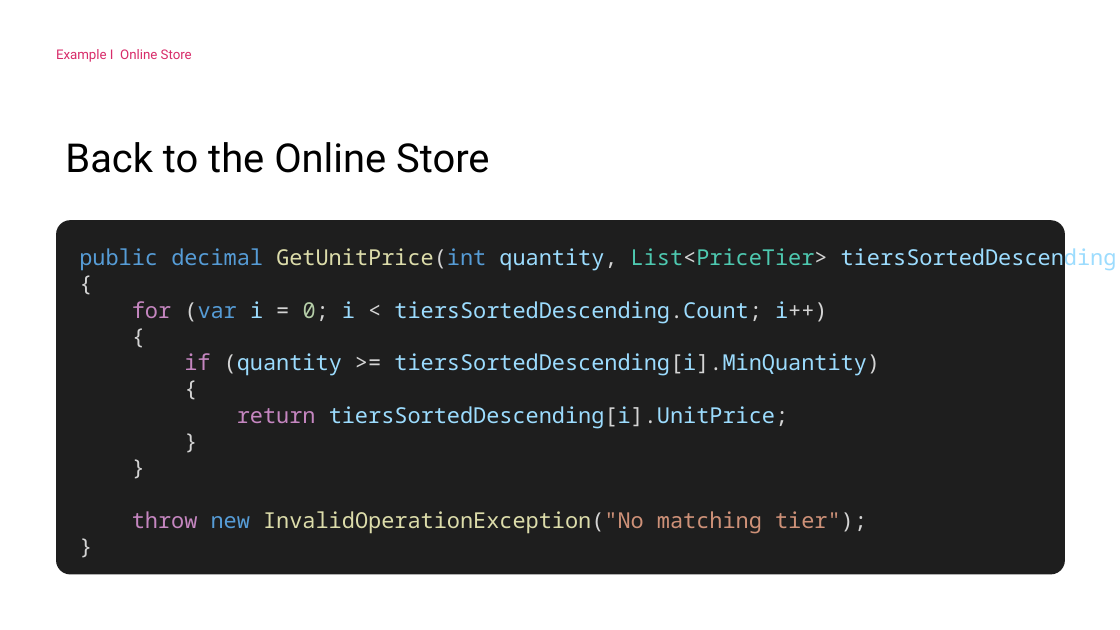
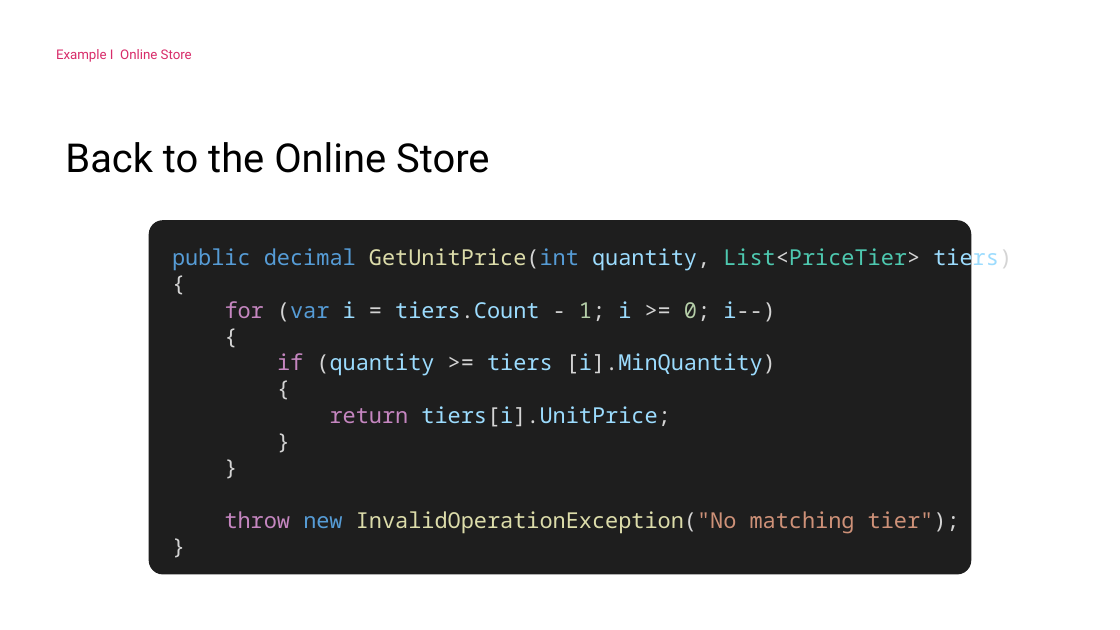
Before and after one commit to ILikeSahne/PerformanceOptimizationsInCSharp, a slide deck: slide 60 of Powerpoint.pptx (slide 61 before the commit). Drawn at 1120x630 pixels with LibreOffice and Linux fonts; fonts in the diff are those of the drawing; background and template pictures are left out. Boxes give left, top, right and bottom in pixels: in the first picture for what was removed or moved away, otherwise in the second. Text is boxed around its words. In the diff, an @@ line names an element or a change of style, - is before the commit and + after.

Commit message:
More slide work

```diff
--- a/Powerpoint.pptx
+++ b/Powerpoint.pptx
@@ rounded rectangle "public decimal GetUnitPrice(int quantity, List<PriceTier> ...": place and size @@
-rounded rectangle "public decimal GetUnitPrice(int quantity, List<PriceTier> ..." at [57, 220, 1065, 575]
+rounded rectangle "public decimal GetUnitPrice(int quantity, List<PriceTier> ..." at [149, 220, 971, 575]
@@ text in rounded rectangle at [172, 245, 1012, 271]: text changed; text colour #9CDCFE to #569CD6 @@
-public decimal GetUnitPrice(int quantity, List<PriceTier> tiersSortedDescending)
+public decimal GetUnitPrice(int quantity, List<PriceTier> tiers)
@@ text in rounded rectangle at [225, 301, 776, 322]: text changed @@
-for (var i = 0; i < tiersSortedDescending.Count; i++)
+for (var i = tiers.Count - 1; i >= 0; i--)
@@ text in rounded rectangle at [277, 353, 776, 376]: text changed @@
-if (quantity >= tiersSortedDescending[i].MinQuantity)
+if (quantity >= tiers [i].MinQuantity)
@@ text in rounded rectangle at [330, 406, 670, 427]: text changed @@
-return tiersSortedDescending[i].UnitPrice;
+return tiers[i].UnitPrice;
```
Also in this commit, not shown: 11 other slides changed, 36 slides added, 1 slide removed, 11 other files.
